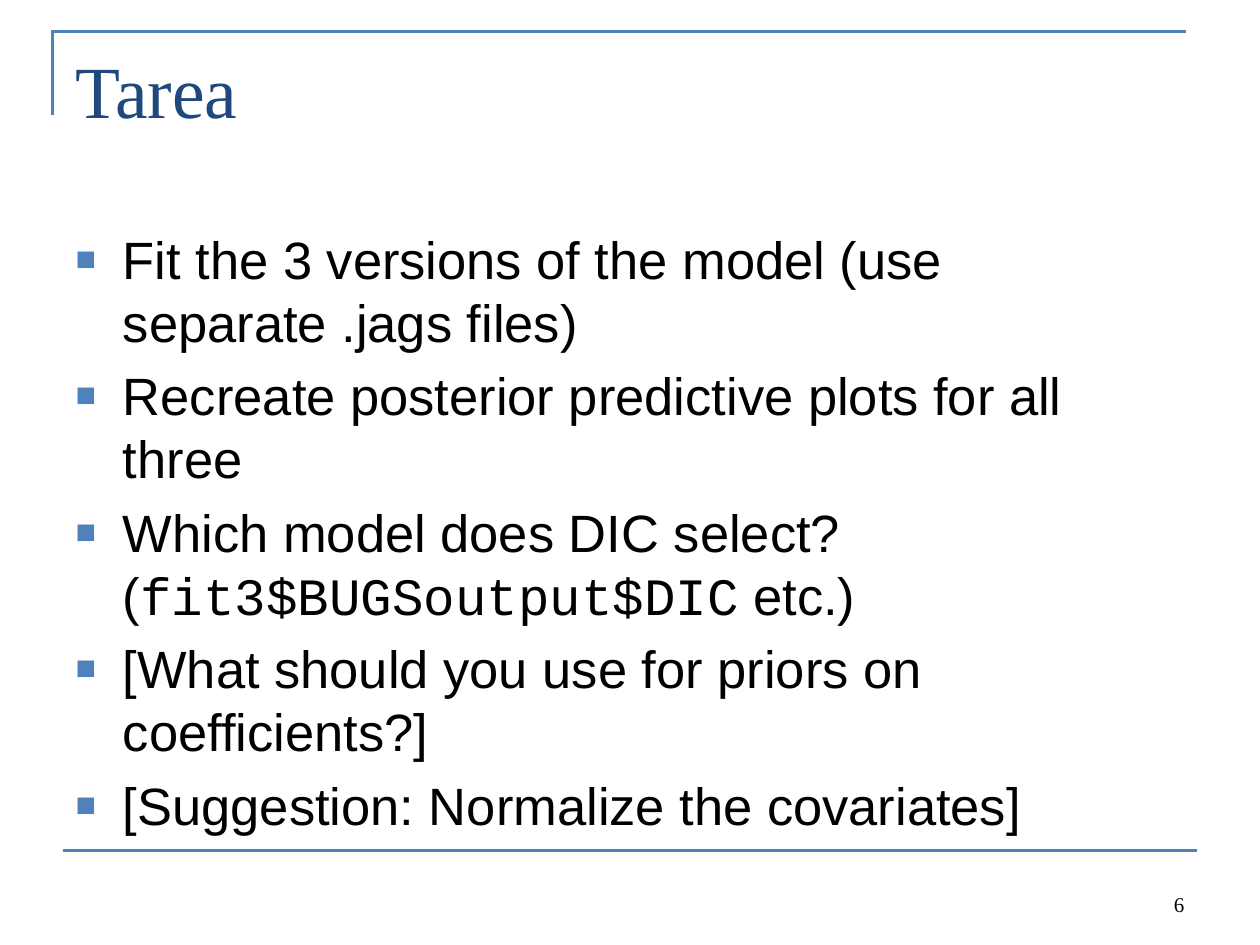
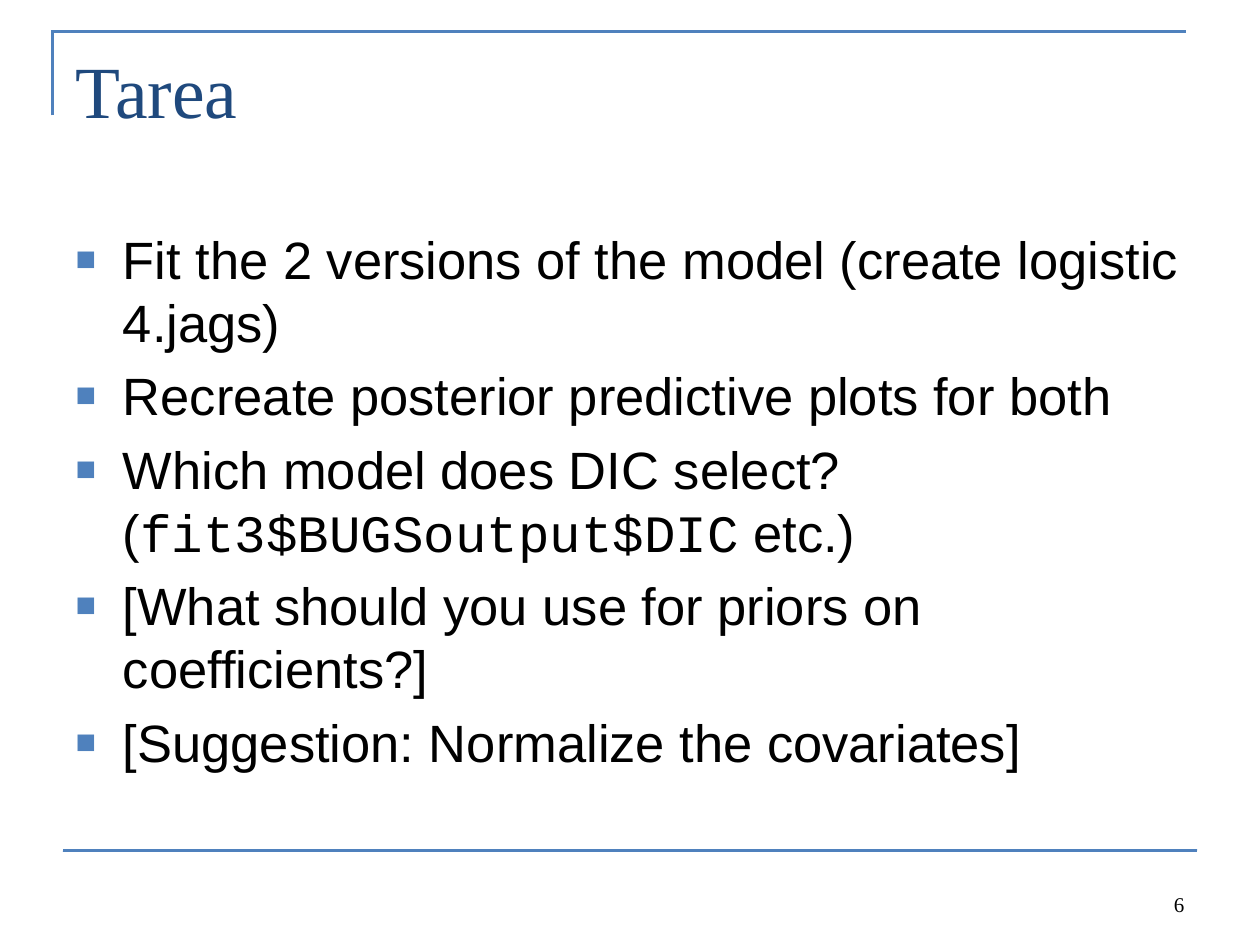
Before and after one commit to colemonnahan/bayes_workshop, a slide deck: slide 6 of dia3/lab3_selection.pptx. Drawn at 1260x945 pixels with LibreOffice and Linux fonts; fonts in the diff are those of the drawing. Boxes give left, top, right and bottom in pixels: in the first picture for what was removed or moved away, otherwise in the second. Text is boxed around its words. In the diff, an @@ line names an element or a change of style, - is before the commit and + after.

```diff
--- a/dia3/lab3_selection.pptx
+++ b/dia3/lab3_selection.pptx
@@ text at (123,241,1178,426): text changed @@
-■ Fit the 3 versions of the model (use separate .jags files)
-■ Recreate posterior predictive plots for all three
+■ Fit the 2 versions of the model (create logistic 4.jags)
+■ Recreate posterior predictive plots for both
```
Also in this commit, not shown: 3 other slides changed, 7 other files.
